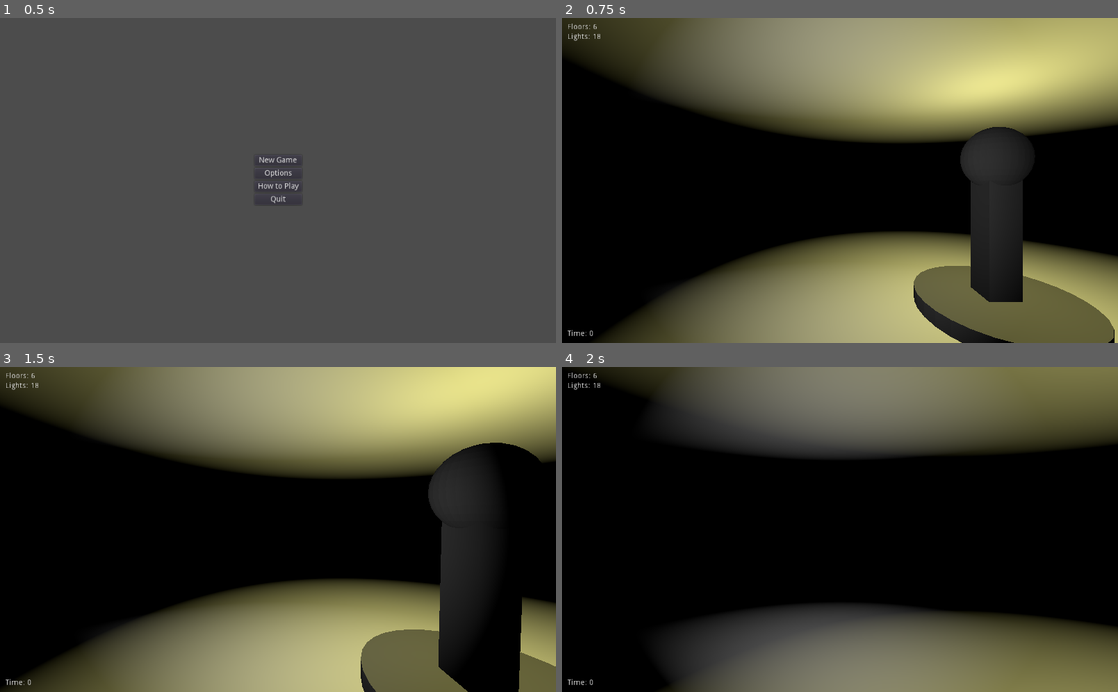
Above: before the commit, frames 1-4 (two rows, left to right).
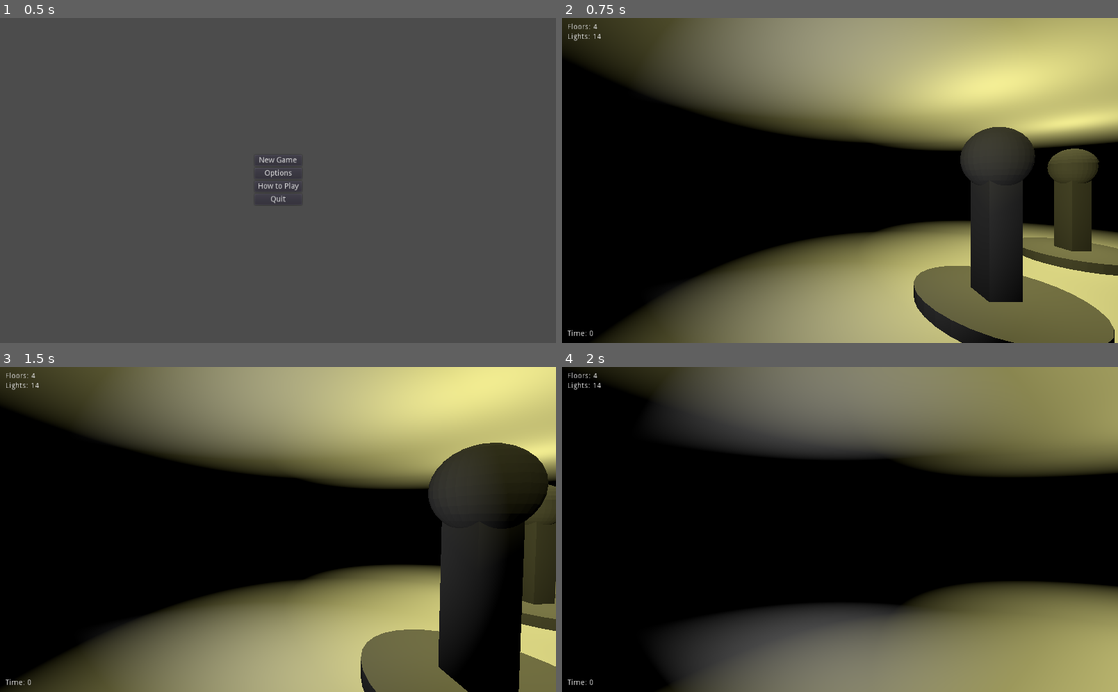
Above: after the commit, the same moments.

Repository: Arc676/Photonic-Salvation
Game: Godot game, scene res://Scenes/Main Menu.tscn
The game is run twice, just before and just after one commit, with the same random seed, the same clock (stepped at 60 frames per second) and the same inputs.
Inputs (mouse positions are in pixels of both pictures, inside the frame that each line leads up to):
- Up to frame 1 (0.5 s): no input
- Up to frame 2 (0.75 s): click "New Game" at 0.5 s
- Up to frame 3 (1.5 s): tap Enter at 1.25 s; move the mouse to (305, 529) at 1.27 s; hold Up (ui_up) from 1.28 s (still down); click (305, 529) at 1.35 s
- Up to frame 4 (2 s): keep holding Up (ui_up)

Frame 1 is identical in both runs. In frame 2, 12% of the frame differs, in the area x 5-100%, y 1-96%; in frame 3, 13%; in frame 4, 19%, in the area x 5-100%, y 0-100%.

Commit message:
Can toggle lights
Fix randomization

Diff:
--- a/Scenes/Game.tscn
+++ b/Scenes/Game.tscn
@@ -72,7 +72,8 @@
 [node name="Camera" type="Camera" parent="Player/Head"]
 
 [node name="RayCast" type="RayCast" parent="Player/Head"]
-transform = Transform( 1, 0, 0, 0, -1.62921e-07, -1, 0, 1, -1.62921e-07, 0, 0, 0 )
+transform = Transform( 1, 0, 0, 0, -1.09278e-07, -1, 0, 2.5, -4.37114e-08, 0, 0, 0 )
 enabled = true
+collision_mask = 2
 
 [node name="SpotLight" type="SpotLight" parent="Player/Head"]
--- a/Scripts/World.gd
+++ b/Scripts/World.gd
@@ -18,10 +18,10 @@
 var rng = RandomNumberGenerator.new()
 
 func _ready():
+	rng.randomize()
+
 	floorCount = rng.randi_range(1, 6)
 	bedFloor = rng.randi_range(1, floorCount)
-
-	rng.randomize()
 
 	lightCounts.clear()
 	totalLights = 0
--- a/Scripts/player.gd
+++ b/Scripts/player.gd
@@ -22,7 +22,7 @@
 		flashlight.visible = !flashlight.visible
 
 	if raycast.is_colliding() and Input.is_action_just_released("toggle"):
-		pass
+		raycast.get_collider().toggle()
 
 func _physics_process(delta):
 	# Keyboard movement.
--- a/World Elements/Light.tscn
+++ b/World Elements/Light.tscn
@@ -8,6 +8,8 @@
 
 [node name="StaticBody" type="StaticBody"]
 transform = Transform( 1, 0, 0, 0, 1, 0, 0, 0, 1, 0, 0.130546, 0 )
+collision_layer = 2
+collision_mask = 3
 script = ExtResource( 1 )
 
 [node name="CollisionShape" type="CollisionShape" parent="."]
